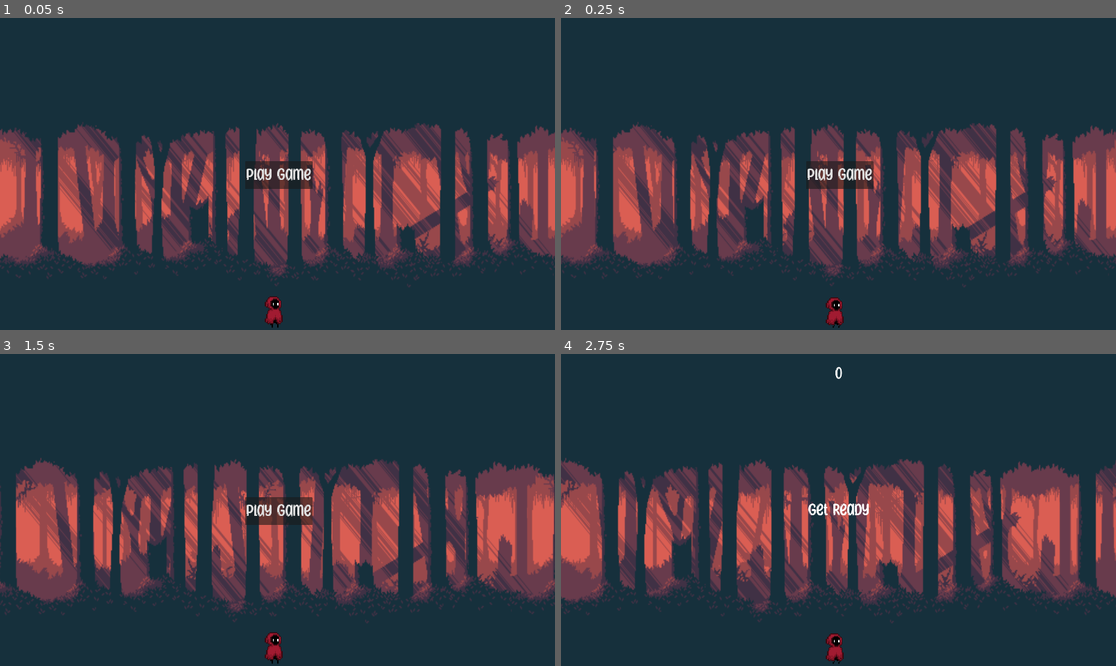
Above: before the commit, frames 1-4 (two rows, left to right).
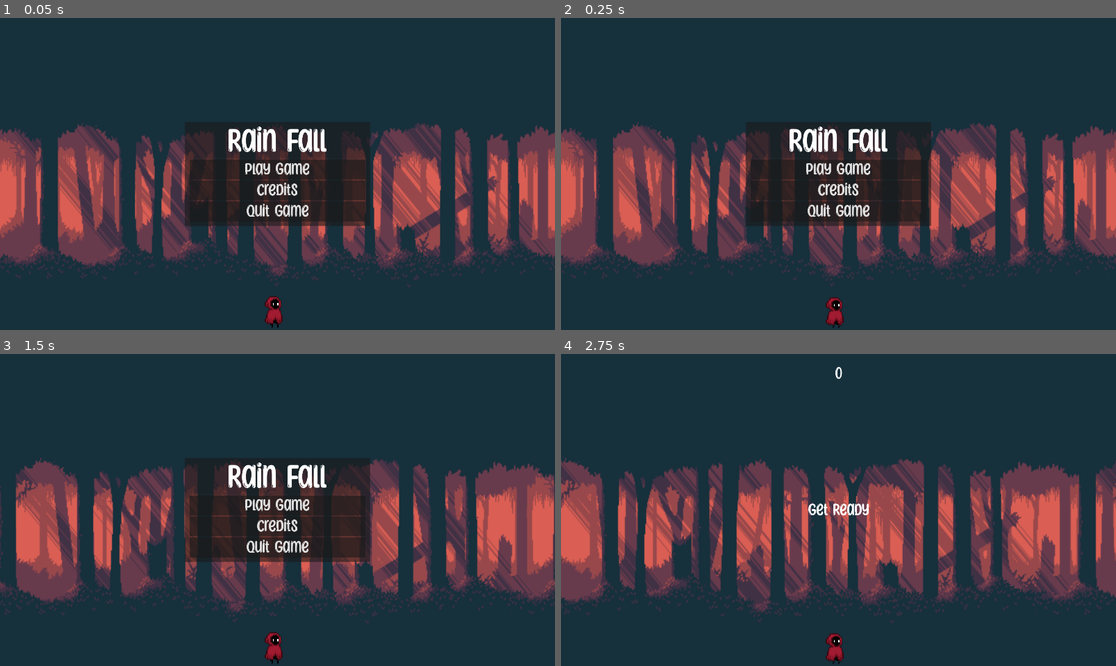
Above: after the commit, the same moments.

Repository: Christer-Bjoerk/Gathering_Leaves_GDScript
Game: Godot game, scene res://Scenes/main.tscn
Two runs of this game, one before a commit and one after it. Both use one fixed random seed, a clock stepped at 60 frames per second and the inputs below.
Inputs (mouse positions are in pixels of both pictures, inside the frame that each line leads up to):
- Up to frame 1 (0.05 s): no input
- Up to frame 2 (0.25 s): no input
- Up to frame 3 (1.5 s): click (277, 525) at 0.5 s, where only the run after the commit has a clickable "Credits"; click (16, 656) at 1.25 s, where only the run after the commit has a clickable "Return"
- Up to frame 4 (2.75 s): click "Play Game" at 2 s

The runs differ from the first frame. In frame 1, 8.5% of the frame differs, in the area x 33-67%, y 33-67%; in frame 2, 8.5%; in frame 3, 9.0%; in frame 4, nothing differs.

Commit message:
Updated HUD
Added credits and the feature to quit the game

Diff:
--- a/Scenes/hud.tscn
+++ b/Scenes/hud.tscn
@@ -40,25 +40,162 @@
 horizontal_alignment = 1
 vertical_alignment = 1
 
-[node name="PlayButton" type="Button" parent="."]
-anchors_preset = 8
-anchor_left = 0.5
-anchor_top = 0.5
-anchor_right = 0.5
-anchor_bottom = 0.5
-offset_left = -72.0
-offset_top = -44.0
-offset_right = 80.0
-offset_bottom = 52.0
-grow_horizontal = 2
-grow_vertical = 2
-theme_override_fonts/font = ExtResource("2_ywmhv")
-theme_override_font_sizes/font_size = 65
-text = "Play Game"
-
 [node name="MessageTimer" type="Timer" parent="."]
 wait_time = 2.0
 one_shot = true
 
-[connection signal="pressed" from="PlayButton" to="." method="_on_play_button_pressed"]
+[node name="StartMenu" type="ColorRect" parent="."]
+anchors_preset = 15
+anchor_right = 1.0
+anchor_bottom = 1.0
+grow_horizontal = 2
+grow_vertical = 2
+color = Color(1, 1, 1, 0)
+
+[node name="CenterContainer" type="CenterContainer" parent="StartMenu"]
+layout_mode = 1
+anchors_preset = 15
+anchor_right = 1.0
+anchor_bottom = 1.0
+grow_horizontal = 2
+grow_vertical = 2
+
+[node name="PanelContainer" type="PanelContainer" parent="StartMenu/CenterContainer"]
+custom_minimum_size = Vector2(640, 360)
+layout_mode = 2
+
+[node name="MarginContainer" type="MarginContainer" parent="StartMenu/CenterContainer/PanelContainer"]
+layout_mode = 2
+theme_override_constants/margin_left = 16
+theme_override_constants/margin_top = 16
+theme_override_constants/margin_right = 16
+theme_override_constants/margin_bottom = 16
+
+[node name="VBoxContainer" type="VBoxContainer" parent="StartMenu/CenterContainer/PanelContainer/MarginContainer"]
+layout_mode = 2
+
+[node name="Title" type="Label" parent="StartMenu/CenterContainer/PanelContainer/MarginContainer/VBoxContainer"]
+layout_mode = 2
+theme_override_fonts/font = ExtResource("2_ywmhv")
+theme_override_font_sizes/font_size = 128
+text = "Rain Fall"
+horizontal_alignment = 1
+vertical_alignment = 1
+
+[node name="HSeparator" type="HSeparator" parent="StartMenu/CenterContainer/PanelContainer/MarginContainer/VBoxContainer"]
+layout_mode = 2
+
+[node name="PlayButton" type="Button" parent="StartMenu/CenterContainer/PanelContainer/MarginContainer/VBoxContainer"]
+layout_mode = 2
+size_flags_vertical = 3
+theme_override_fonts/font = ExtResource("2_ywmhv")
+theme_override_font_sizes/font_size = 65
+text = "Play Game"
+
+[node name="CreditsButton" type="Button" parent="StartMenu/CenterContainer/PanelContainer/MarginContainer/VBoxContainer"]
+layout_mode = 2
+size_flags_vertical = 3
+theme_override_fonts/font = ExtResource("2_ywmhv")
+theme_override_font_sizes/font_size = 65
+text = "Credits"
+
+[node name="QuitButton" type="Button" parent="StartMenu/CenterContainer/PanelContainer/MarginContainer/VBoxContainer"]
+layout_mode = 2
+size_flags_vertical = 3
+theme_override_fonts/font = ExtResource("2_ywmhv")
+theme_override_font_sizes/font_size = 65
+text = "Quit Game"
+
+[node name="Credits" type="ColorRect" parent="."]
+visible = false
+anchors_preset = 15
+anchor_right = 1.0
+anchor_bottom = 1.0
+grow_horizontal = 2
+grow_vertical = 2
+color = Color(1, 1, 1, 0)
+
+[node name="CenterContainer" type="CenterContainer" parent="Credits"]
+layout_mode = 1
+anchors_preset = 15
+anchor_right = 1.0
+anchor_bottom = 1.0
+grow_horizontal = 2
+grow_vertical = 2
+
+[node name="PanelContainer" type="PanelContainer" parent="Credits/CenterContainer"]
+custom_minimum_size = Vector2(640, 360)
+layout_mode = 2
+
+[node name="MarginContainer" type="MarginContainer" parent="Credits/CenterContainer/PanelContainer"]
+layout_mode = 2
+theme_override_constants/margin_left = 15
+theme_override_constants/margin_top = 15
+theme_override_constants/margin_right = 15
+theme_override_constants/margin_bottom = 15
+
+[node name="VBoxContainer" type="VBoxContainer" parent="Credits/CenterContainer/PanelContainer/MarginContainer"]
+layout_mode = 2
+theme_override_constants/separation = 5
+
+[node name="Label" type="Label" parent="Credits/CenterContainer/PanelContainer/MarginContainer/VBoxContainer"]
+layout_mode = 2
+theme_override_fonts/font = ExtResource("2_ywmhv")
+theme_override_font_sizes/font_size = 64
+text = "Programmer & Designer"
+horizontal_alignment = 1
+
+[node name="Name" type="Label" parent="Credits/CenterContainer/PanelContainer/MarginContainer/VBoxContainer"]
+layout_mode = 2
+theme_override_fonts/font = ExtResource("2_ywmhv")
+theme_override_font_sizes/font_size = 32
+text = "Chris Bjoerk"
+horizontal_alignment = 1
+
+[node name="Label2" type="Label" parent="Credits/CenterContainer/PanelContainer/MarginContainer/VBoxContainer"]
+layout_mode = 2
+theme_override_fonts/font = ExtResource("2_ywmhv")
+theme_override_font_sizes/font_size = 64
+text = "Audio"
+horizontal_alignment = 1
+
+[node name="Name2" type="Label" parent="Credits/CenterContainer/PanelContainer/MarginContainer/VBoxContainer"]
+layout_mode = 2
+theme_override_fonts/font = ExtResource("2_ywmhv")
+theme_override_font_sizes/font_size = 32
+text = "LordFrodo10
+Purrple Cat"
+horizontal_alignment = 1
+
+[node name="Label3" type="Label" parent="Credits/CenterContainer/PanelContainer/MarginContainer/VBoxContainer"]
+layout_mode = 2
+theme_override_fonts/font = ExtResource("2_ywmhv")
+theme_override_font_sizes/font_size = 64
+text = "Art"
+horizontal_alignment = 1
+
+[node name="Name3" type="Label" parent="Credits/CenterContainer/PanelContainer/MarginContainer/VBoxContainer"]
+layout_mode = 2
+theme_override_fonts/font = ExtResource("2_ywmhv")
+theme_override_font_sizes/font_size = 32
+text = "Aethrall
+Penzilla"
+horizontal_alignment = 1
+
+[node name="ReturnButton" type="Button" parent="Credits"]
+layout_mode = 1
+anchors_preset = 2
+anchor_top = 1.0
+anchor_bottom = 1.0
+offset_top = -56.0
+offset_right = 128.0
+grow_vertical = 0
+theme_override_fonts/font = ExtResource("2_ywmhv")
+theme_override_font_sizes/font_size = 32
+text = "Return"
+
 [connection signal="timeout" from="MessageTimer" to="." method="_on_message_timer_timeout"]
+[connection signal="pressed" from="StartMenu/CenterContainer/PanelContainer/MarginContainer/VBoxContainer/PlayButton" to="." method="_on_play_button_pressed"]
+[connection signal="pressed" from="StartMenu/CenterContainer/PanelContainer/MarginContainer/VBoxContainer/CreditsButton" to="." method="_on_credits_button_pressed"]
+[connection signal="pressed" from="StartMenu/CenterContainer/PanelContainer/MarginContainer/VBoxContainer/QuitButton" to="." method="_on_quit_button_pressed"]
+[connection signal="pressed" from="Credits/ReturnButton" to="." method="_on_return_button_pressed"]
--- a/Scripts/HUD.gd
+++ b/Scripts/HUD.gd
@@ -12,7 +12,7 @@
 	$ScoreLabel.text = str(score)
 
 func _on_play_button_pressed():
-	$PlayButton.hide()
+	$StartMenu.hide()
 	start_game.emit()
 
 func show_message(text):
@@ -35,3 +35,16 @@
 	show_message("Game Over")
 	await $MessageTimer.timeout
 	$PlayButton.show()
+
+func _on_credits_button_pressed():
+	$StartMenu.hide()
+	$Credits.show()
+
+
+func _on_return_button_pressed():
+	$Credits.hide()
+	$StartMenu.show()
+
+
+func _on_quit_button_pressed():
+	get_tree().quit()
